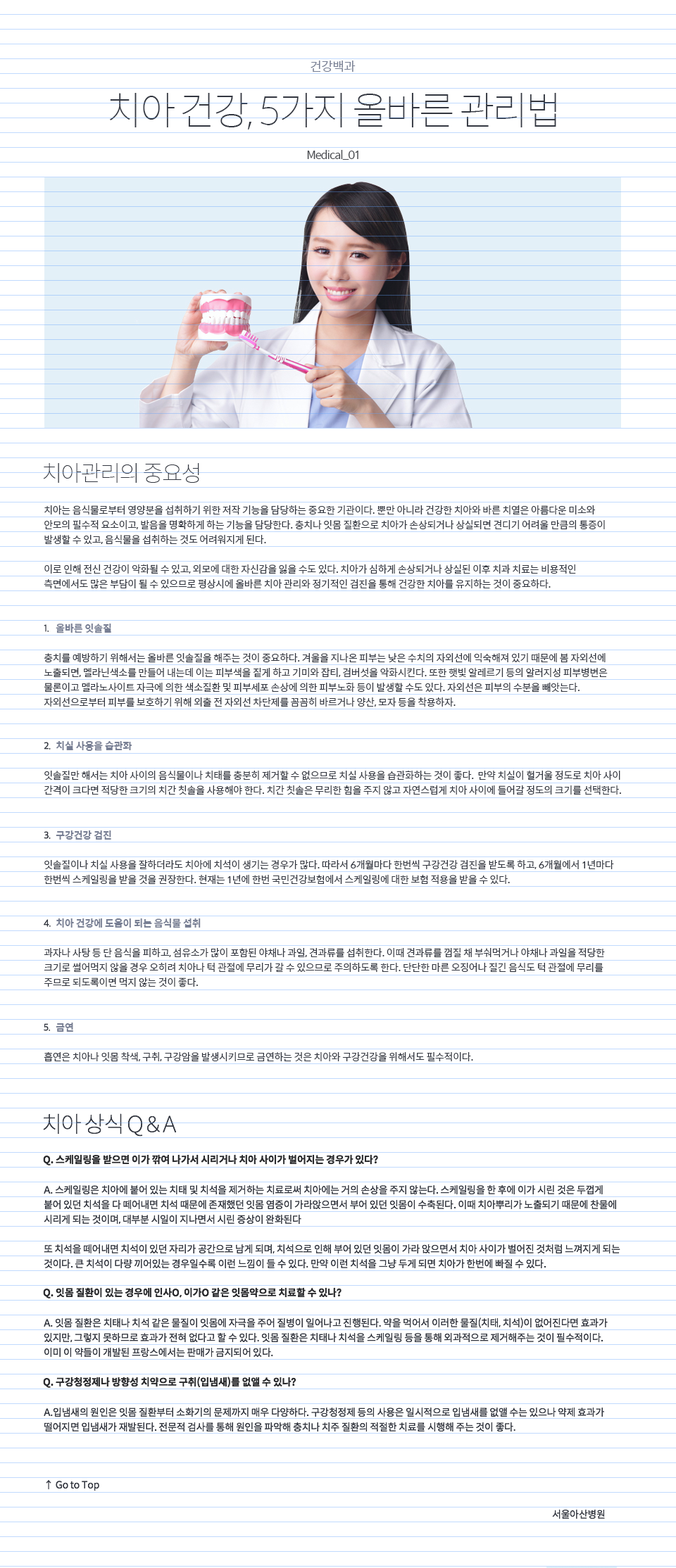
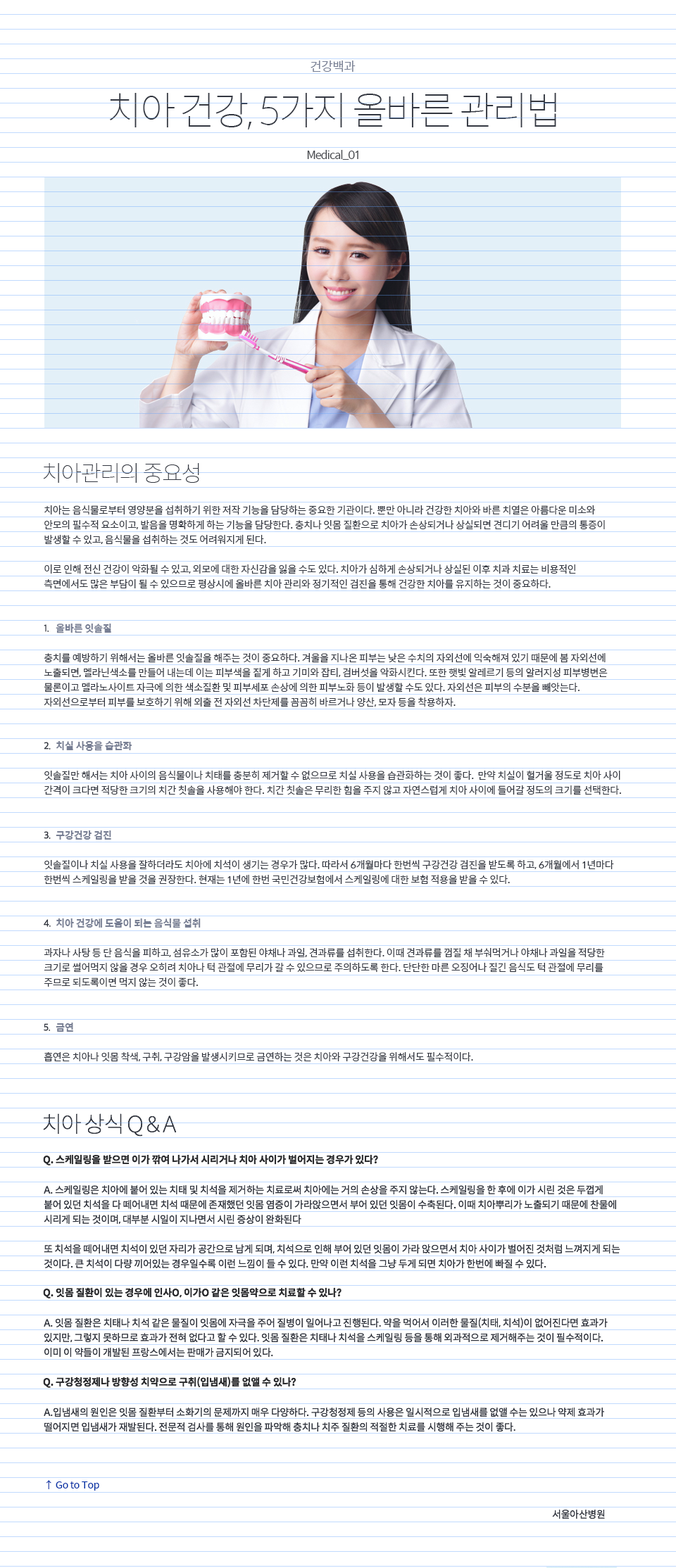
Layers edited between the first and the second 676 x 1568 image:
painted on "Go to Top" over [45, 1479, 100, 1492]
